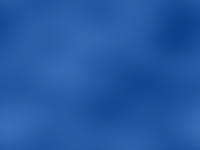
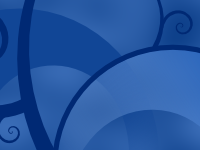
Before/after of a 200×150 layered artwork. What changed in the layer stack:
added layer "200x150.png" above "Texture" over [0, 0, 200, 150]
